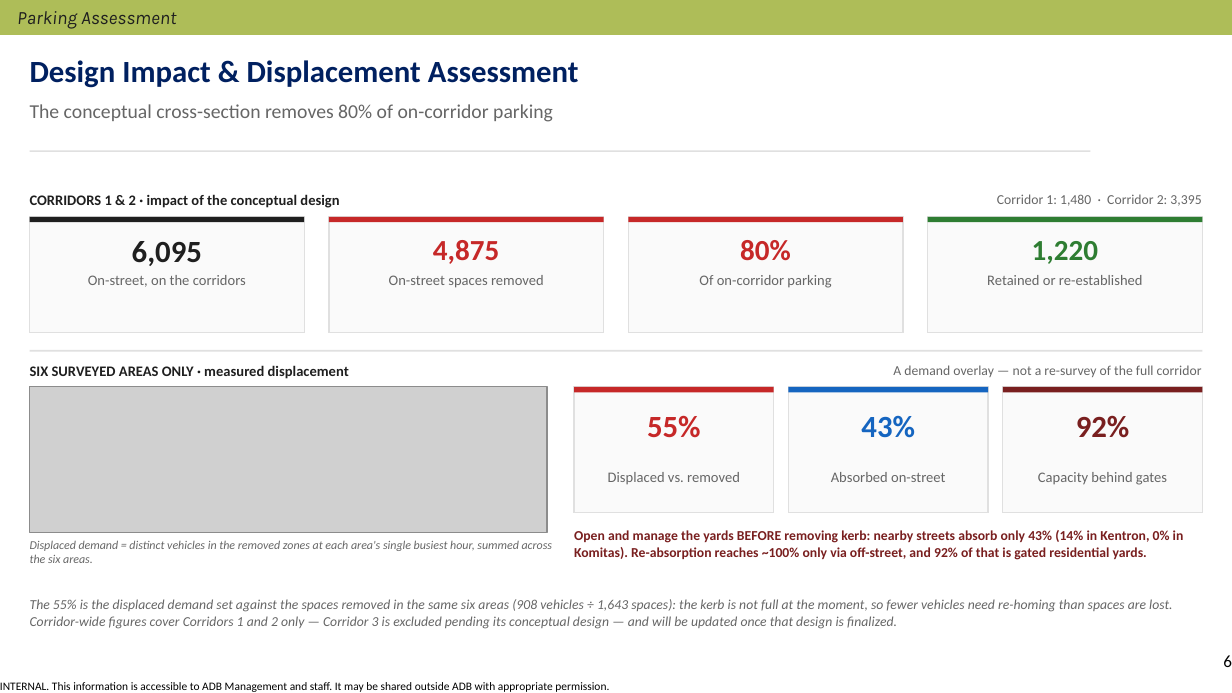
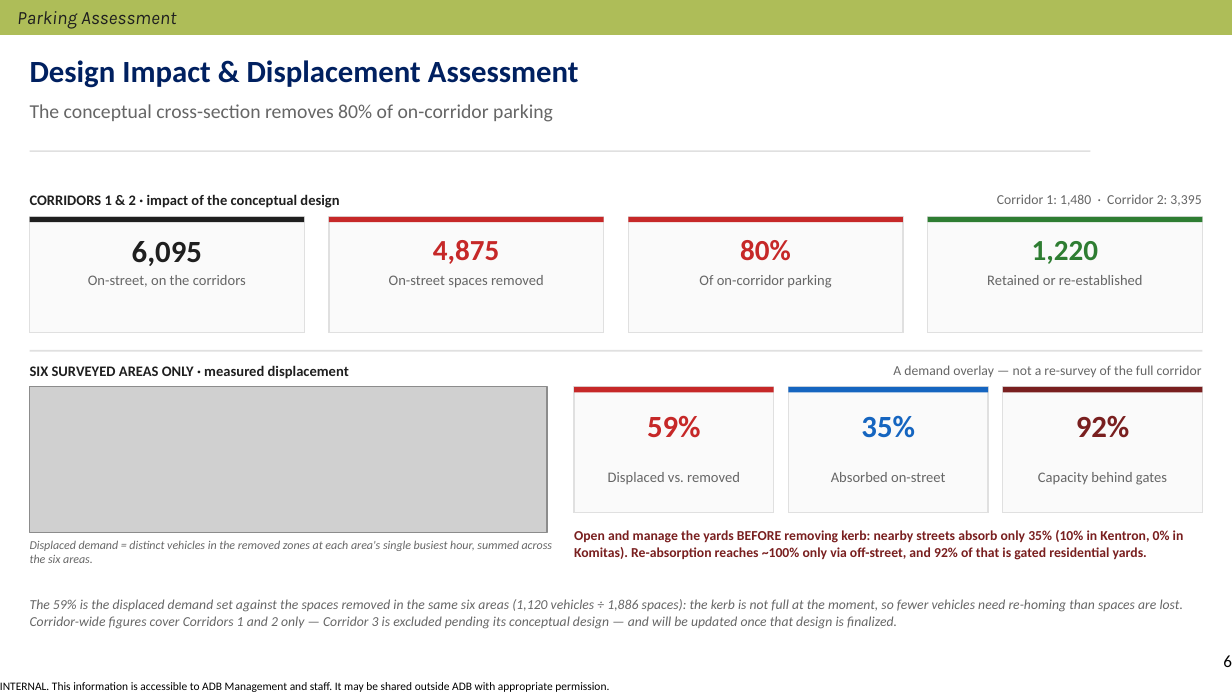
Before and after one commit to Urbanoise/Yerevan-Parking, a slide deck: slide 6 of Final Presentation/Parking Slides - 23072026.pptx. Drawn at 1232x693 pixels with LibreOffice and Linux fonts; fonts in the diff are those of the drawing; grey boxes stand for pictures; background and template pictures are left out. Boxes give left, top, right and bottom in pixels: in the first picture for what was removed or moved away, otherwise in the second. Text is boxed around its words. In the diff, an @@ line names an element or a change of style, - is before the commit and + after.

```diff
--- a/Final Presentation/Parking Slides - 23072026.pptx
+++ b/Final Presentation/Parking Slides - 23072026.pptx
@@ text at (647, 415, 701, 438): text changed @@
-55%
+59%
@@ text at (861, 415, 915, 438): text changed @@
-43%
+35%
@@ text at (574, 530, 1184, 560): text changed @@
-Open and manage the yards BEFORE removing kerb: nearby streets absorb only 43% (14% in Kentron, 0% in Komitas). Re-absorption reaches ~100% only via off-street, and 92% of that is gated residential yards.
+Open and manage the yards BEFORE removing kerb: nearby streets absorb only 35% (10% in Kentron, 0% in Komitas). Re-absorption reaches ~100% only via off-street, and 92% of that is gated residential yards.
@@ text at (30, 599, 1183, 629): text changed @@
-The 55% is the displaced demand set against the spaces removed in the same six areas (908 vehicles ÷ 1,643 spaces): the kerb is not full at the moment, so fewer vehicles need re-homing than spaces are lost. Corridor-wide figures cover Corridors 1 and 2 only — Corridor 3 is excluded pending its conceptual design — and will be updated once that design is finalized.
+The 59% is the displaced demand set against the spaces removed in the same six areas (1,120 vehicles ÷ 1,886 spaces): the kerb is not full at the moment, so fewer vehicles need re-homing than spaces are lost. Corridor-wide figures cover Corridors 1 and 2 only — Corridor 3 is excluded pending its conceptual design — and will be updated once that design is finalized.
```
Also in this commit, not shown: 1 other slide changed, 10 other files.
